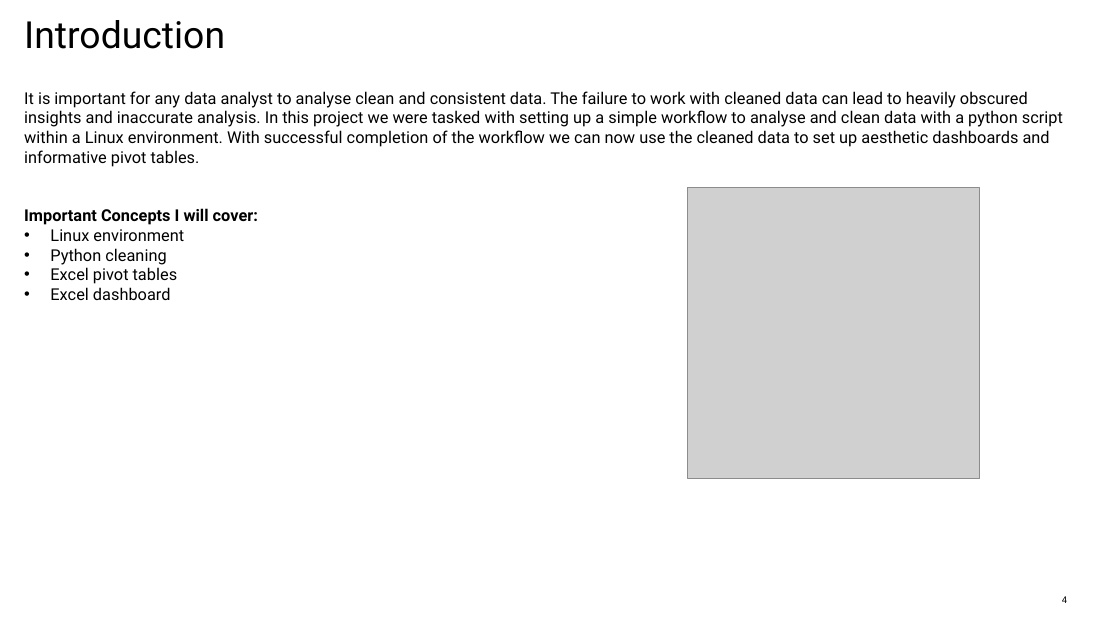
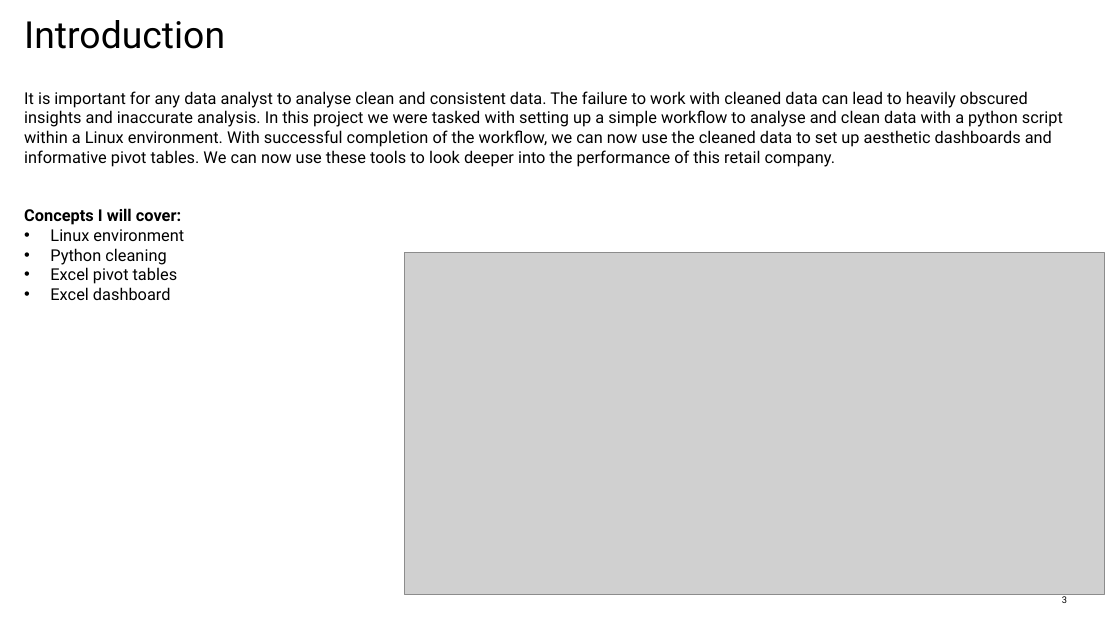
Before and after one commit to sc-grads/sc_TeolanGovender_2026, a slide deck: slide 3 of Sales Data Processing-Project-April2026/project/reports/DataCleaningandAnalysis_SambeConsulting.pptx (slide 4 before the commit). Drawn at 1120x630 pixels with LibreOffice and Linux fonts; fonts in the diff are those of the drawing; grey boxes stand for pictures; background and template pictures are left out. Boxes give left, top, right and bottom in pixels: in the first picture for what was removed or moved away, otherwise in the second. Text is boxed around its words. In the diff, an @@ line names an element or a change of style, - is before the commit and + after.

Commit message:
Data cleaning project - written report and presentation

```diff
--- a/Sales Data Processing-Project-April2026/project/reports/DataCleaningandAnalysis_SambeConsulting.pptx
+++ b/Sales Data Processing-Project-April2026/project/reports/DataCleaningandAnalysis_SambeConsulting.pptx
@@ text at bbox=[24, 91, 1063, 225]: text changed @@
-It is important for any data analyst to analyse clean and consistent data. The failure to work with cleaned data can lead to heavily obscured insights and inaccurate analysis. In this project we were tasked with setting up a simple workflow to analyse and clean data with a python script within a Linux environment. With successful completion of the workflow we can now use the cleaned data to set up aesthetic dashboards and informative pivot tables.
-Important Concepts I will cover:
+It is important for any data analyst to analyse clean and consistent data. The failure to work with cleaned data can lead to heavily obscured insights and inaccurate analysis. In this project we were tasked with setting up a simple workflow to analyse and clean data with a python script within a Linux environment. With successful completion of the workflow, we can now use the cleaned data to set up aesthetic dashboards and informative pivot tables. We can now use these tools to look deeper into the performance of this retail company.
+Concepts I will cover:
@@ picture removed at bbox=[688, 187, 980, 479] @@
@@ picture added at bbox=[404, 252, 1104, 594] @@
@@ page number at bbox=[1062, 596, 1067, 603]: text changed @@
-4
+3
```
Also in this commit, not shown: 7 other slides changed, 1 slide removed, 4 other files.
